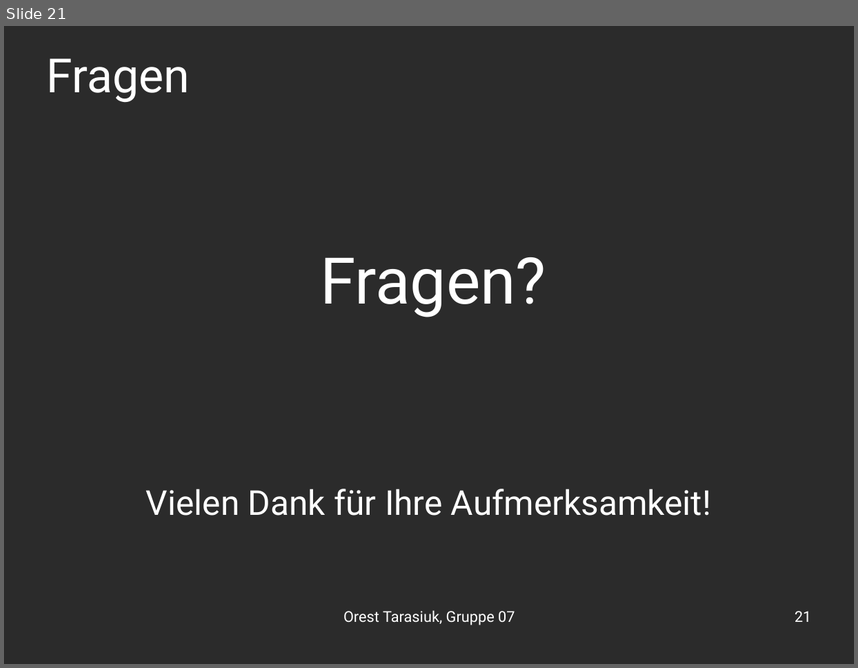
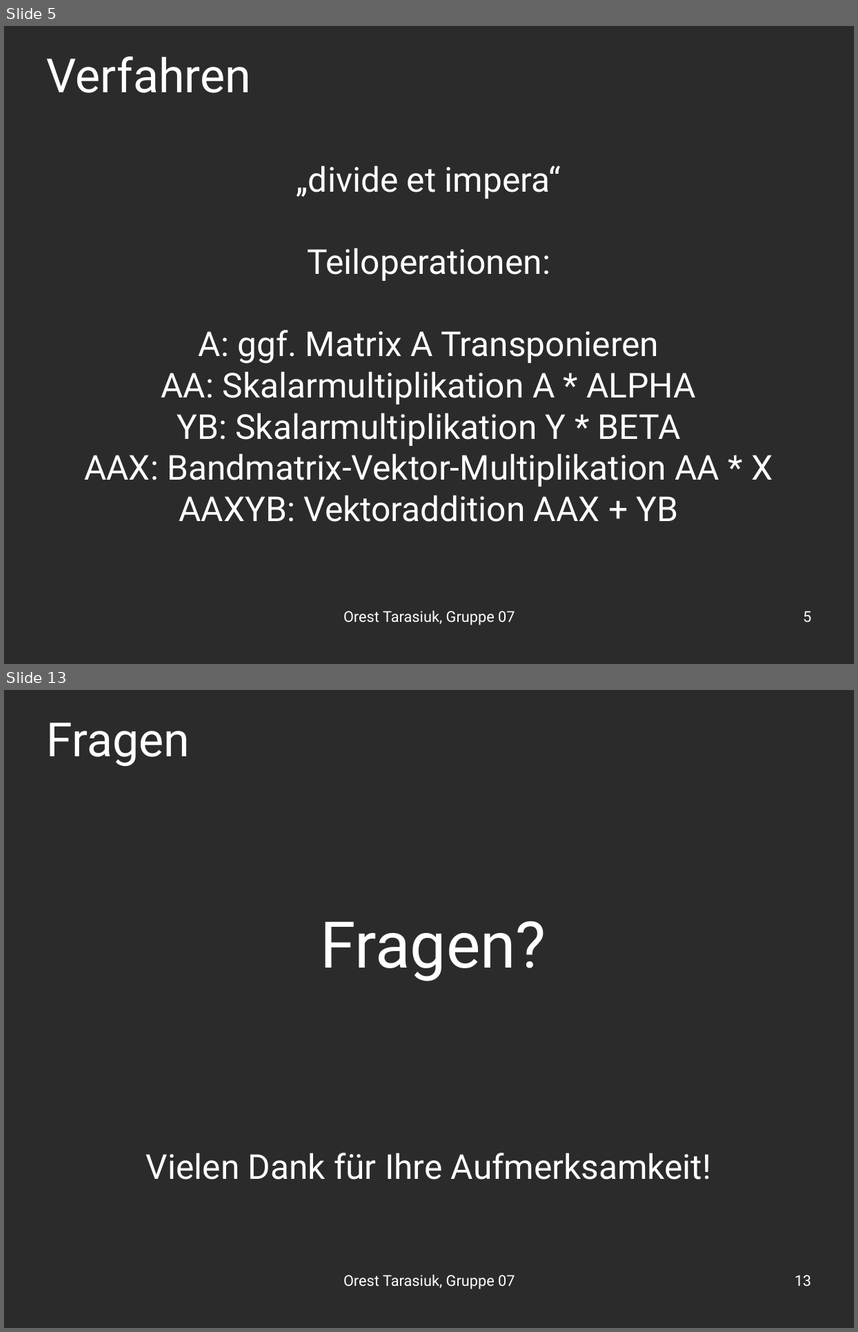
Before and after one commit to OrestTa/etip, a slide deck: Projekt2/Vortrag/vortrag2.odp. Shown one above the other, each under a label of ours: slide 21 before the commit, slides 5 and 13 after it; the slides between them are not shown. The pictures are 858x668 and 858x1332 pixels, drawn with LibreOffice and Linux fonts; fonts in the diff are those of the drawing; background and template pictures are left out; a plain dark background stands for a picture behind light text. Boxes give left, top, right and bottom in pixels: in the first picture for what was removed or moved away, otherwise in the second. Text is boxed around its words. In the diff, an @@ line names an element or a change of style, - is before the commit and + after.

```diff
--- a/Projekt2/Vortrag/vortrag2.odp
+++ b/Projekt2/Vortrag/vortrag2.odp
@@ slide 5 added at [4,26,854,664], background picture (left out) @@
@@ title added at [47,56,252,93], 44 pt, text #FFFFFF @@
+Verfahren
@@ subtitle added at [84,165,773,521], 32 pt, text #FFFFFF @@
+„divide et impera“
+Teiloperationen:
+A: ggf. Matrix A Transponieren
+AA: Skalarmultiplikation A * ALPHA
+YB: Skalarmultiplikation Y * BETA
+AAX: Bandmatrix-Vektor-Multiplikation AA * X
+AAXYB: Vektoraddition AAX + YB
@@ text added at [343,610,515,625], 14 pt, text #FFFFFF @@
+Orest Tarasiuk, Gruppe 07
@@ page number added at [803,610,811,622], 14 pt, text #FFFFFF @@
+5
@@ what was slide 21 is now slide 13 @@
@@ page number at [795,1274,811,1286]: text changed @@
-21
+13
```
Also in this commit, not shown: 4 slides changed, 7 other slides added, 16 slides removed.
